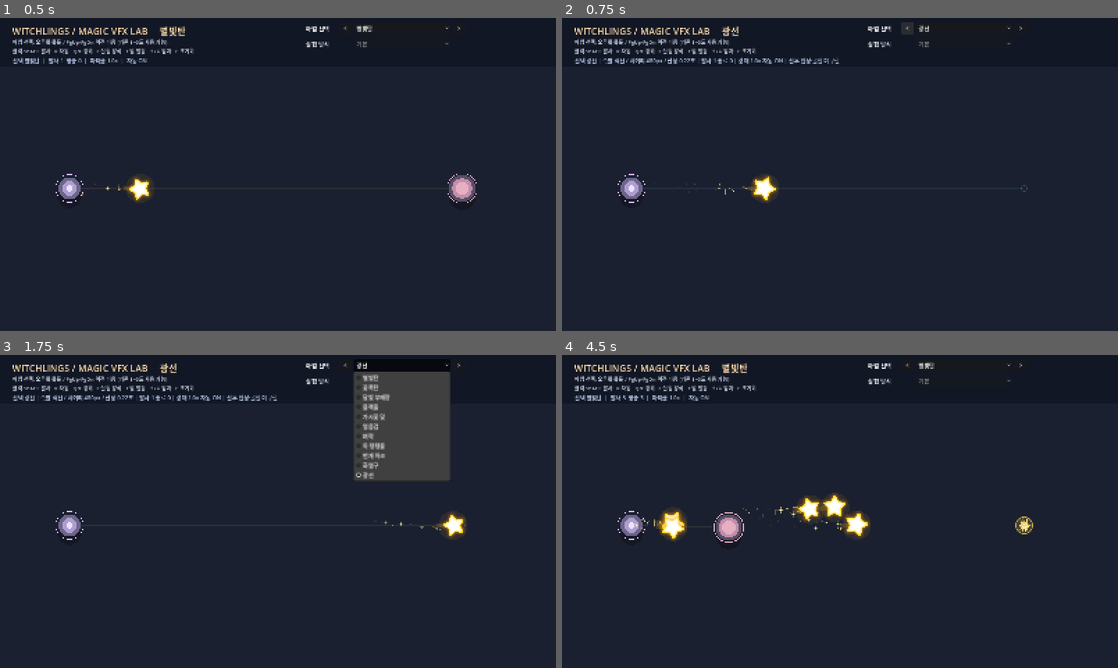
Above: before the commit, frames 1-4 (two rows, left to right).
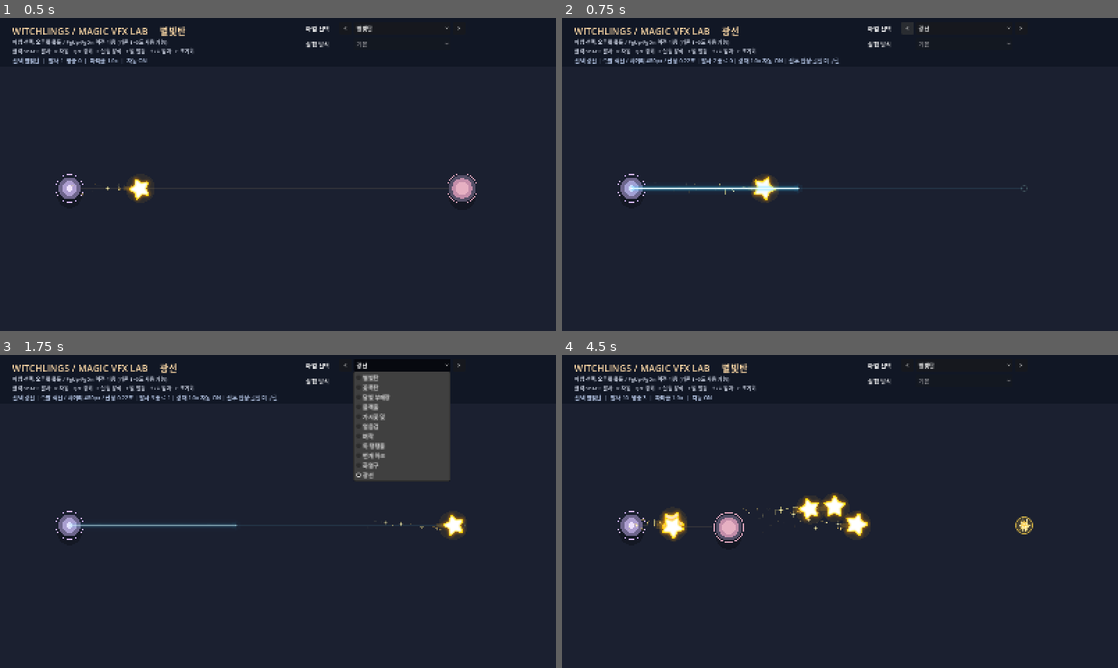
Above: after the commit, the same moments.

Repository: LittleEvasn/Test-Room
Game: Godot game, scene res://scenes/main.tscn
The game is run twice, just before and just after one commit, with the same random seed, the same clock (stepped at 60 frames per second) and the same inputs.
Inputs (mouse positions are in pixels of both pictures, inside the frame that each line leads up to):
- Up to frame 1 (0.5 s): no input
- Up to frame 2 (0.75 s): click "<" at 0.5 s
- Up to frame 3 (1.75 s): click "광선" at 1.25 s
- Up to frame 4 (4.5 s): click ">" at 2 s; click "별빛탄" at 2.75 s; tap Enter at 3.5 s; move the mouse to (962, 495) at 3.52 s; hold Up 3.53-4.25 s; tap 1 at 3.6 s; click (962, 495) at 3.67 s; tap Space at 3.77 s; drag from (728, 527) to (812, 574) at 4.27 s

Frame 1 is identical in both runs. In frame 2, 0.4% of the frame differs, in the area x 12-43%, y 12-56%; in frame 3, 0.4%; in frame 4, 0.2%.
Error before the commit: Parse Error: Cannot infer the type of "x" variable because the value doesn't have a set type. (res://scripts/instant_laser_vfx.gd:60)

Commit message:
Avoid Variant type inference in laser optical highlight loop

Diff:
--- a/scripts/instant_laser_vfx.gd
+++ b/scripts/instant_laser_vfx.gd
@@ -57,7 +57,7 @@
     draw_line(endpoint + Vector2(0.0, -10.0), endpoint + Vector2(0.0, 10.0),
         Color(0.71, 0.97, 1.0, 0.26 * flash), 1.5, true)
     for offset in [0.18, 0.39, 0.67, 0.84]:
-        var x := MAX_RANGE * offset
-        var shimmer := (0.18 + 0.10 * sin(elapsed * 22.0 + offset * 19.0)) * alpha
+        var x: float = MAX_RANGE * float(offset)
+        var shimmer: float = (0.18 + 0.10 * sin(elapsed * 22.0 + float(offset) * 19.0)) * alpha
         draw_line(Vector2(x - 7.0, -5.0), Vector2(x + 6.0, -5.0),
             Color(0.64, 0.93, 1.0, shimmer), 1.3, true)
